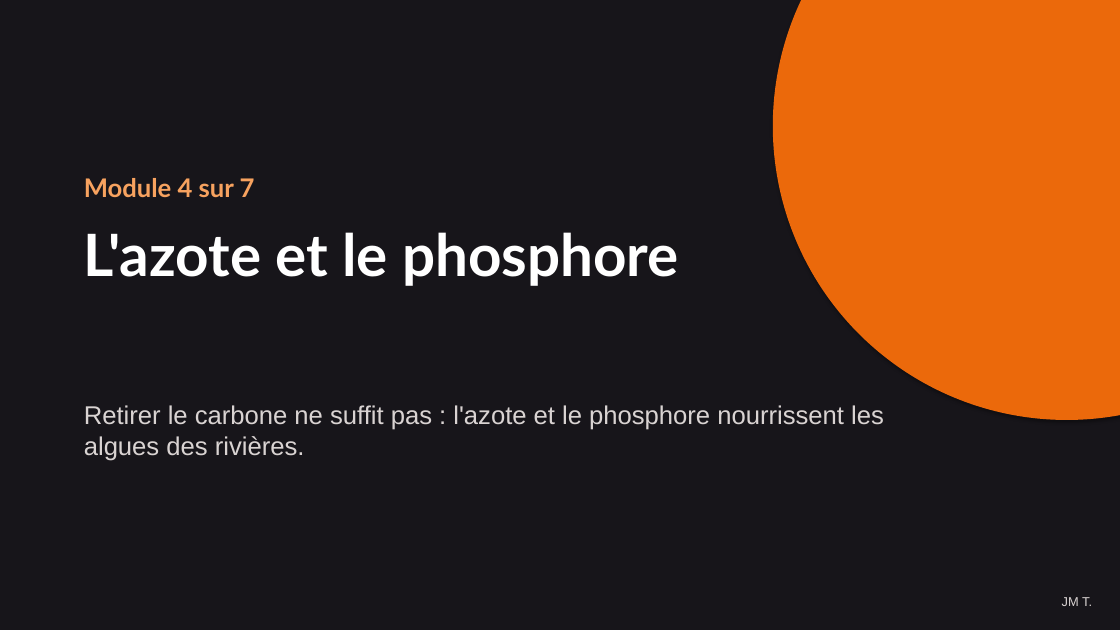
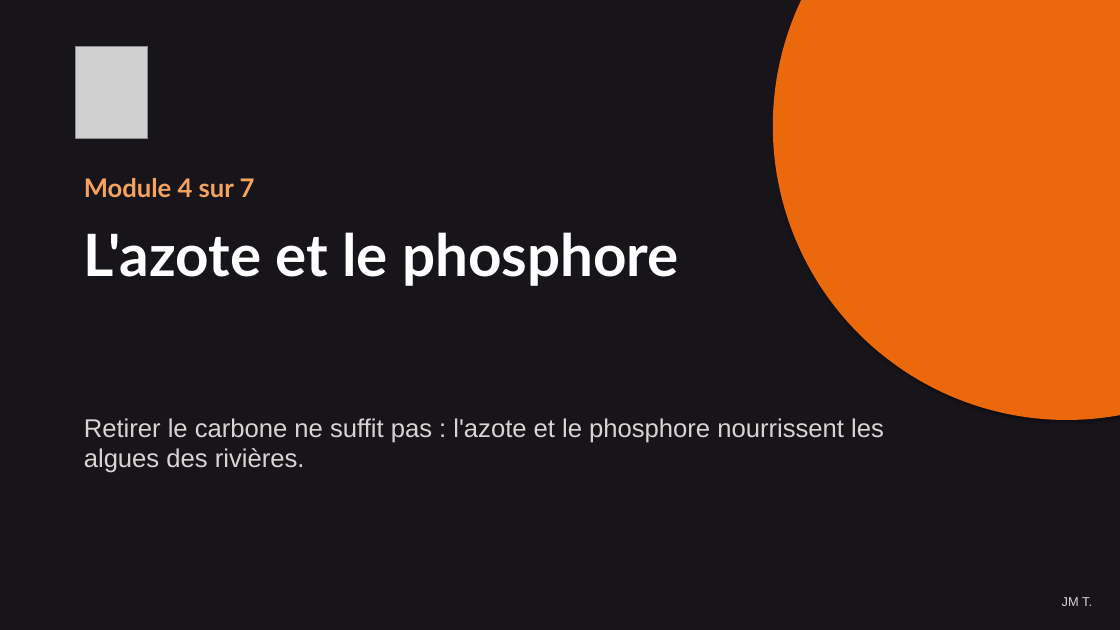
Before and after one commit to svaug12345/epuration, a slide deck: slide 1 of medias/azote-phosphore.pptx. Drawn at 1120x630 pixels with LibreOffice and Linux fonts; fonts in the diff are those of the drawing; grey boxes stand for pictures. Boxes give left, top, right and bottom in pixels: in the first picture for what was removed or moved away, otherwise in the second. Text is boxed around its words. In the diff, an @@ line names an element or a change of style, - is before the commit and + after.

```diff
--- a/medias/azote-phosphore.pptx
+++ b/medias/azote-phosphore.pptx
@@ picture added at (x1=76, y1=46, x2=148, y2=139) @@
@@ text "Retirer le carbone ne suffit ..." moved from (x1=84, y1=405, x2=884, y2=461) to (x1=84, y1=418, x2=884, y2=473) @@
```
Also in this commit, not shown: 46 other files.
